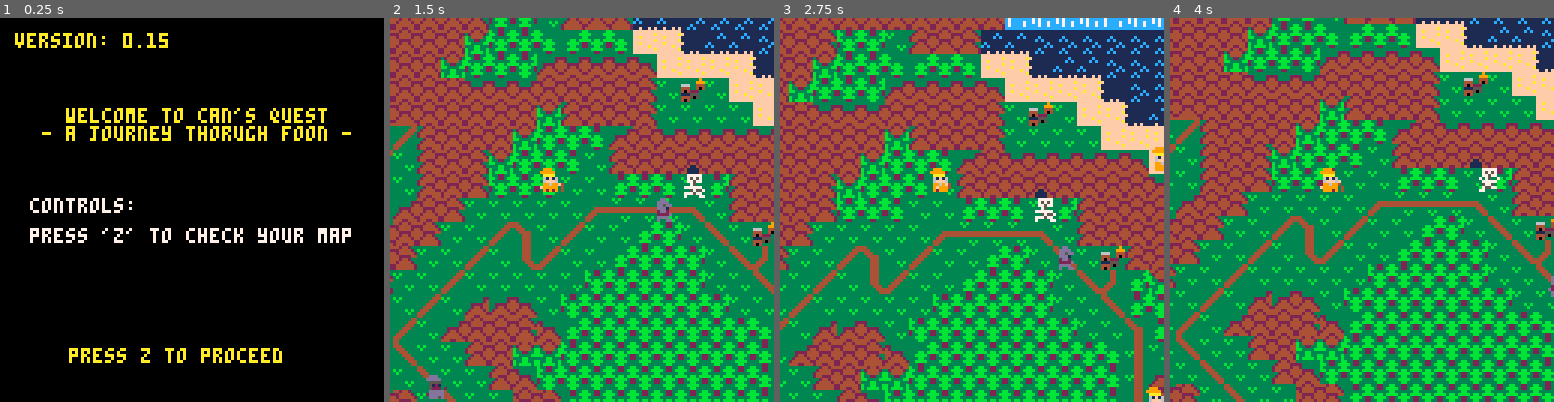
Above: before the commit, frames 1-4 (left to right).
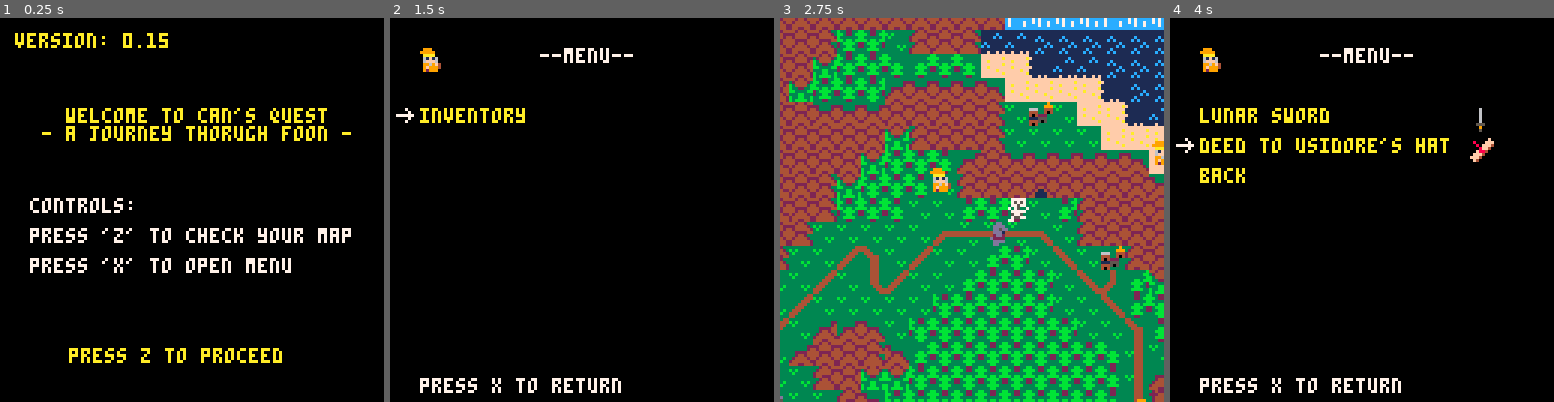
Above: after the commit, the same moments.

Repository: bigbadbones/cannsjourney
Game: PICO-8 cartridge foon.p8
Two runs of this game, one before a commit and one after it. Both use one fixed random seed, a clock stepped at 60 frames per second and the inputs below.
Inputs:
- Up to frame 1 (0.25 s): no input
- Up to frame 2 (1.5 s): tap X (X key) at 0.33, 1.07 s; tap O (Z key) at 0.7 s
- Up to frame 3 (2.75 s): hold Right 1.6-2.1 s; tap O (Z key) at 1.7, 2.1, 2.5 s; tap X (X key) at 1.85 s; hold Up 2.15-2.42 s; hold Right from 2.47 s (still down)
- Up to frame 4 (4 s): tap O (Z key) at 2.9, 3.3, 3.7 s; tap X (X key) at 2.97 s; release Right at 3.03 s; hold Left 3.08-3.58 s; hold Down 3.63-3.97 s

The runs differ from the first frame. In frame 1, 1.0% of the frame differs, in the area x 7-76%, y 62-67%; in frame 2, 100%, in the area x 0-100%, y 0-100%; in frame 3, 1.2%; in frame 4, 100%.

Commit message:
added menu screen and various small fixes
updated cann->can spelling, moved further code around to support easier shifting of gamestate.

Diff:
--- a/foon.p8
+++ b/foon.p8
@@ -3,16 +3,44 @@
 __lua__
 function _init()
  copycount = 10
- cann = {}
- cann.x = 50
- cann.y = 50
- cann.frames = {64,65,66}
- cann.frameid = 1
- cann.speed = 1
- cann.size = {8,8}
+ can = {}
+ can.x = 50
+ can.y = 50
+ can.frames = {64,65,66}
+ can.frameid = 1
+ can.speed = 1
+ can.size = {8,8}
+ can.faceleft = false
  gamestate = 0 //0 is title screen
  sentence  = ""
- cannmemory ={}
+ menuid = 1
+ selectid = 1
+ menuscreen ={}
+
+ menuscreen[1] = {}
+ menuscreen[1].len = 1
+ menuscreen[1].text =
+ {
+ {"inventory",2}
+ }
+ menuscreen[1].icons = {}
+
+ menuscreen[2] = {}
+ menuscreen[2].len = 3
+ menuscreen[2].text =
+ {
+ {"lunar sword",0},
+ {"deed to usidore's hat",0},
+ {"back",1}
+ }
+ menuscreen[2].icons =
+ {
+ 68,
+ 84
+ }
+
+
+ canmemory ={}
  oldlocs = {}
 	currtime = time()
 
@@ -38,43 +65,20 @@
  {"furlingshire",{30*8,38*8}},
  {"terenth",{56*8,28*8}},
  {"gratax",{42*8,45*8}},
-
-
-
-{"little bowl",{23*8,42*8}},
-{"big bowl",{17*8,45*8}},
-
-
-
+ {"little bowl",{23*8,42*8}},
+ {"big bowl",{17*8,45*8}},
  {"malfoi",{46*8,52*8}},
-
-
 	{"terr'akkas",{21*8,28*8}},
 	{"hawai",{18*8,39*8}}
-…(8 lines of a section not shown)…
 	}
-	--mapxoffset = -880
-	--mapyoffset = -50
-	--116, 8,25,25, 12, 6
-	--tavern offsets
 	cellx = 116
 	celly = 8
 	sx = 25
 	sy = 25
 	celw = 12
 	celh = 6
-
-
 	mapxoffset = -175
 	mapyoffset = -100
-
 	world="overworld"
  inittext()
  initnpcs()
@@ -129,106 +133,22 @@
 end
 
 function _update()
-  currtime= time()
-  updatenpcs()
-  yadjust = 0
-  xadjust = 0
-  if btn(0) then
-  	updatesprite(cann)
-  	if band((getmapflags(cann,-cann.speed,0)), 0x1)==0 then
-  		xadjust+=cann.speed
-  	end
-  elseif btn(1) then
-   updatesprite(cann)
- 		if band((getmapflags(cann,cann.speed,0)), 0x1)==0 then
-    xadjust-=cann.speed
-   end
-  end
-  if btn(2) then
-   updatesprite(cann)
- 		if band((getmapflags(cann,0,-cann.speed)),0x1)==0 then
- 			yadjust+=cann.speed
- 		end
-  elseif btn(3) then
-   updatesprite(cann)
- 		if band((getmapflags(cann,0,cann.speed)),0x1)==0 then
-   	yadjust-=cann.speed
-   end
-  end
-  if btn(4) then
-
-  	drawtext= true
-
-  else
-  	drawtext=false
-  end
-
-
-  if world == "overworld" then
-  	mapxoffset +=xadjust
-   mapyoffset +=yadjust
-  else
-  	cann.x -=xadjust
-  	cann.y -=yadjust
-  end
-
-  teleportflags = getmapflags(cann,0,0)
-  if bor(teleportflags,0x6) then
-   if not (band(teleportflags,0x4)==0) then
-    	processteleport(true)
-   elseif not (band(teleportflags,0x2)==0) then
-    	processteleport(false)
-   end
-  end
-
-  if gamestate == 0 and btn(4) then
-  gamestate = 1
- 	--add(stringlist,{"i am usidore",{30*8,20*8},currtime+5})
-
-
-  end
- end
+ if gamestate == 0 then
+ 	handleinputs_titlescreen()
+ elseif gamestate == 1 then
+ 	handleinputs_worldscreen()
+ elseif gamestate == 2 then
+  handleinputs_menuscreen()
+ end
+end
+
 function _draw()
- if (gamestate!=0) then
-
-  //camera:apply()
-  cls()
-
-  drawmap()
-
- 	--spr(cann.frames[cann.frameid],cann.x,cann.y)
- 	spr(cann.frames[cann.frameid],cann.x,cann.y)
-
-
- 	--spr(cann.frames[cann.frameid],cann.x,cann.y)
-
-
- 	--print(cann.x..","..cann.y,0,0,10)
-  --print(((cann.x-(cann.x % 8) ) / 8)..","..((cann.y-(cann.y % 8) ) / 8),cann.x+10,cann.y+20,10)
-  local y = (-mapyoffset)-cann.y
-  local x = (-mapxoffset)-cann.x
-  local tilex = ((x-(x % 8) ) / 8)
-  local tiley = ((y-(y % 8) ) / 8)
-
-	 tile =mget(tilex,tiley)
-	 flag =fget(tile,0)
-	 --print(tilex..","..tiley,0,90,10)
-	 --print(x..","..y,0,100,10)
-	 --print(tile,x,y-30,10)
-  --print(flag,x+30,y-30,10)
-  --cannsentences()
-  if cannmemory[1] then checkmemory()end
-  drawnpcs()
-  --print(mapxoffset, 0,0,10)
-  --print(getmapflags(cann,0,0),0,10,10)
-  --print((band(getmapflags(cann,0,0),0x6)==0),0,20,10)
-
-  --print(sentence,5,5,7)
- --printcann()
-
-
-	else
-		titlescreen()
+	if gamestate==0 then
+		draw_titlescreen()
+ elseif (gamestate==1) then
+  draw_worldscreen()
+	elseif gamestate ==2 then
+	 draw_menuscreen()
 	end
 end
 -->8
@@ -392,20 +312,155 @@
 	end
 end
 -->8
-function titlescreen()
-version = 0.15
-cls()
-print("version: "..version,5,5,10)
-print("   welcome to can's quest\n - a journey thorugh foon - ",10,30,10)
-print("controls:",10,60,7)
-print("press 'z' to check your map",10,70,7)
-
-print("  press z to proceed",15,110,10)
+function draw_titlescreen()
+ version = 0.15
+ cls()
+ print("version: "..version,5,5,10)
+ print("   welcome to can's quest\n - a journey thorugh foon - ",10,30,10)
+ print("controls:",10,60,7)
+ print("press 'z' to check your map",10,70,7)
+ print("press 'x' to open menu",10,80,7)
+
+ print("  press z to proceed",15,110,10)
+end
+
+
+function handleinputs_titlescreen()
+  if btnp(4) then
+  gamestate = 1
+  end
+end
+
+function draw_menuscreen()
+   cls()
+   print("--menu--",50,10,7)
+   drawarrow(7,22+10*selectid,7)
+   drawmenu(menuid)
+   updatesprite(can)
+   spr(can.frames[can.frameid],10,10)
+   print("press x to return",10,120,7)
+
+end
+
+function drawarrow(x,y,col)
+ line( x, y, x-5, y, col)
+ line( x, y, x-2, y+2, col )
+ line( x, y, x-2, y-2, col )
+end
+
+function drawmenu(menuid)
+	if (menuscreen[menuid]) then
+ 	for m=1,menuscreen[menuid].len do
+  		if menuscreen[menuid].text[m] then
+  			print(menuscreen[menuid].text[m][1],10,20+10*m,10)
+  		end
+  		if menuscreen[menuid].icons[m] then
+  			spr(menuscreen[menuid].icons[m],100,20+10*m)
+  		end
+  end
+ end
+end
+
+function selectmenu()
+	if menuscreen[menuid].text[selectid][2]!=0then
+  menuid = menuscreen[menuid].text[selectid][2]
+ 	selectid = 1
+ end
+end
+
+
+function handleinputs_menuscreen()
+  if btnp(5) then
+  	gamestate = 1
+  	menuid = 1
+  	selectid=1
+  end
+  if btnp(2) and selectid!=1  then
+  	selectid-=1
+  end
+
+  if btnp(3) and menuscreen[menuid].len>=selectid+1 then
+  	selectid+=1
+  end
+
+  if btnp(4) then
+  	selectmenu()
+  end
+
+end
+
+
+
+function draw_worldscreen()
+  cls()
+  drawmap()
+ 	spr(can.frames[can.frameid],can.x,can.y,1,1,can.faceleft,false)
+  drawnpcs()
+end
+
+function handleinputs_worldscreen()
+  currtime= time()
+  updatenpcs()
+  yadjust = 0
+  xadjust = 0
+  if btn(0) then
+  	updatesprite(can)
+  	if band((getmapflags(can,-can.speed,0)), 0x1)==0 then
+  		xadjust+=can.speed
+  		can.faceleft = true
+  	end
+  elseif btn(1) then
+   updatesprite(can)
+ 		if band((getmapflags(can,can.speed,0)), 0x1)==0 then
+    xadjust-=can.speed
+    can.faceleft = false
+   end
+  end
+  if btn(2) then
+   updatesprite(can)
+ 		if band((getmapflags(can,0,-can.speed)),0x1)==0 then
+ 			yadjust+=can.speed
+ 		end
+  elseif btn(3) then
+   updatesprite(can)
+ 		if band((getmapflags(can,0,can.speed)),0x1)==0 then
+   	yadjust-=can.speed
+   end
+  end
+  if btn(4) then
+
+  	drawtext= true
+
+  else
+  	drawtext=false
+  end
+
+  if btnp(5) then
+  	gamestate = 2
+  end
+
+  if world == "overworld" then
+  	mapxoffset +=xadjust
+   mapyoffset +=yadjust
+  else
+  	can.x -=xadjust
+  	can.y -=yadjust
+  end
+
+  teleportflags = getmapflags(can,0,0)
+  if bor(teleportflags,0x6) then
+   if not (band(teleportflags,0x4)==0) then
+    	processteleport(true)
+   elseif not (band(teleportflags,0x2)==0) then
+    	processteleport(false)
+   end
+  end
+
 
 end
 -->8
 
-function generatecannsentences()
+function generatecansentences()
 
    nounnum = flr(rnd(#nouns)+1)
    verbnum = flr(rnd(#verbs)+1)
@@ -420,14 +475,14 @@
 
 function checkmemory()
 
-	if not cannmemory[2]  then
-   cannmemory[2] = true
+	if not canmemory[2]  then
+   canmemory[2] = true
    nounnum = flr(rnd(#nouns)+1)
    verbnum = flr(rnd(#verbs)+1)
    noun = nouns[nounnum]
    verb = verbs[verbnum]
    life = flr(rnd(10000))
-   sentence = "cann just "..verb.."\n"..noun..
+   sentence = "can just "..verb.."\n"..noun..
    "\non his "..life.."th life"
  end
 
@@ -465,8 +520,8 @@
 taverndoor ={119,2,121,2}
 
 function teleport(location,isexit)
- oldx = cann.x
- oldy = cann.y
+ oldx = can.x
+ oldy = can.y
  teleportworked = false
  if location =="overworld" then
  	world="overworld"
@@ -484,8 +539,8 @@
  		--cann.x = 50
  		--cann.y = 50
  	end
-		 cann.x = 50
- 		cann.y = 50
+		 can.x = 50
+ 		can.y = 50
  	teleportworked = true
  elseif location =="tavern" then
  	cellx = 116
@@ -498,11 +553,11 @@
  	if isexit then
  		loc = oldlocs[#oldlocs]
  		del(oldlocs,loc)
- 		cann.x = loc[1]
- 		cann.y = loc[2]
+ 		can.x = loc[1]
+ 		can.y = loc[2]
  	else
- 		cann.x = 65
- 		cann.y = 55
+ 		can.x = 65
+ 		can.y = 55
  	end
  	teleportworked = true
  	add(stringlist,{"i am usidore wizard of the twelfth realm of ephesius",{114*8,12*8},currtime+5})
@@ -517,11 +572,11 @@
  	if isexit then
  		loc = oldlocs[#oldlocs]
  		del(oldlocs,loc)
- 		cann.x = loc[1]
- 		cann.y = loc[2]
+ 		can.x = loc[1]
+ 		can.y = loc[2]
  	else
- 		cann.x = 58
- 		cann.y = 70
+ 		can.x = 58
+ 		can.y = 70
  	end
  	world="hogsface"
  	teleportworked = true
@@ -547,8 +602,8 @@
 end
 
 function processteleport(isexit)
- x = cann.x
- y = cann.y
+ x = can.x
+ y = can.y
  if world == "overworld" then
  	x-=mapxoffset
  	y-=mapyoffset
@@ -605,7 +660,7 @@
   end
  	npcs[n].x = x
   npcs[n].y = y
-  npcs[n].msg = generatecannsentences()
+  npcs[n].msg = generatecansentences()
 		npcs[n].msgyoffset = -10
 		npcs[n].msgxoffset = -20
  end
@@ -766,8 +821,8 @@
 function isplayerintersecting(sprite2)
  intersect = false
 
- x_s1 = cann.x - mapxoffset
- y_s1 = cann.y - mapyoffset
+ x_s1 = can.x - mapxoffset
+ y_s1 = can.y - mapyoffset
  y_s2 = sprite2.y+4
  x_s2 = sprite2.x+4
 
@@ -1003,26 +1058,26 @@
 0101000000000001010101010101010101010001020200010101000100010101020101010000000101010101010101010000000000000000000000000000000000000006000000808080808080000000010101010000008080808080800000000000000200000080808080000000000001000001000000808000000000000000
 0000000000000000000000000000000000000000000000000000000000000000000000000000000000000000000000000000000000000000000000000000000000000000000000000000000000000000000000000000000000000000000000000000000000000000000000000000000000000000000000000000000000000000
 __map__
-1e1e1e1e1e1e1e1e1e1e1e1e1e1e1e1e1e1e2e1e1e1e1e1e1e1e1e1e1e1e01010101010101010101010101010101010101010101013c013c3c3c3c3c3c3c3c3c3c3c3c3c0000000000000000000000000000000000000000000000000000000000000000000000010101010101010101010101010a2b2b2b2b2b2b2b2b2b2b0c
-1e1e1e1e1e1e1e1e1e1e1e1e1e1e1e1e1e1e1e1e1e1e1e1e1e1e1e1e1e1e01010101010101010101010101010101010101010101013c013c3c3c3c3c3c3c3c3c3c3c3c3c000000000000000000000000000000000000000000000000000000000000000000000001010101010101010101010101111212121212121212121213
-1e1e1e1e1e1e1e1e1e1e1e1e1e1e1e1e1e1e1e1e1e1e1e1e1e1e1e1e1e1e010101010101010101010101010101010101010101010101013c3c3c3c3c3c3c3c3c3c3c3c3c000000000000000000000000000000000000000000000000000000000000000000000001010101010101010101010101111212126312121212121213
-1e1e1e1e1e1e1e1e1e1e1e1e1e1e1e1e1e1e1e1e1e1e1e1e1e1e1e1e1e1e0101010101010101010101010101010101010101010101010100000000000000000000000000000000000000000000000000000000000000000000000000000000000000000000000001010101010101010101010101111212123538121212121213
-1e1e1e1e1e1e1e1e1e1e1e1e1e1e1e1e1e1e1e1e1e1e1e1e1e1e1e1e1e1e0101010101010101010101010101010101010101010101010100000000000000000000000000000000000000000000000000000000000000000000000000000000000000000000000001010101010101010101010101111212121233121212121213
-1e1e1e1e1e1e1e1e1e1e1e1e1e1e1e1e1e1e1e1e1e1e1e1e1e1e1e1e1e1e0101010101010101010101010101010101010101010101010100000000000000000000000000000000000000000000000000000000000000000000000000000000000000000000000001010101010101010101010101111212121233121212121213
-1e1e1e1e1e1e1e1e1e1e1e1e1e1e1e1e1e1e1e1e1e1e1e1e1e1e1e1e1e1e0101010101010101010101010101010101010101010101010100000000000000000000000000000000000000000000000000000000000000000000000000000000000000000000000001010101010101010101010101111212121212121212121213
-1e1e1e1e1e1e1e1e1e1e1e1e1e1e1e1e1e1e1e1e1e1e1e1e1e1e1e1e1e1e01010101010101010101010101010101010101010101010101000000000000000000000000000000000000000000000000000000000000000000000000000000000000000000000000010101010101010101010101012b2b2b2b43432b2b2b2b2b2c
-1e1e1e1e1e1e1e1e1e1e1e1e1e1e1e1e1e1e1e1e1e1e1e1e1e1e1e1e1e1e2101010101010101010101010101010101010101010101010118181818181818181818181818181818181818181818181818181818181818181818181818181800000000000000000001010101010101010101010101000000004343000000000000
-1e1e1e1e1e1e1e1e1e1e1e1e1e1e1e1e1e1e1e1e1e1e1e1e1e1e1e1e1e1e1e22730101010101010101010101010101010101010101010118181818181818181818181818181818181818181818181818181818181818181818181818181800000000000000000001010101010101010101010101000000000000000000000000
-1e1e1e1e1e1e1e1e1e1e1e1e1e1e1e1e1e1e1e1e1e1e1e1e1e1e1e1e1e1e1e1e1e0101010101010101010101010101010101010101010101010101181818181818181818181818181818181818181818181818181818181818181818181800000000000000000001010101010101010101010101717171717171717171717171
-1e1e1e1e1e1e1e1e1e1e1e1e1e1e1e1e1e1e1e1e1e1e1e1e1e1e1e1e1e1e1e1e1e2322222223222223010101010101010101010101010101010122181818181818181818181818181818181818181818181818181818181818181818181800000000000000000001010101010101010101010101717171717171717171717171
-1e1e1e1e1e1e1e1e1e1e1e1e1e1e1e1e1e1e1e2e1e1e1e1e1e1f2525122d2e2f282818181818181818220101010101010101010101010101012218181818181818181818181818181818181818181818181818181818181818181818181800000000000000000001010101010101010101010101717171717171717171717171
-1e1e1e1e1e1e1e1e1e1e1e1e1e1e1e1e1e1e1e331d1e1e1e1e10252506040506161627282818181818182201010101010101012222220101221818181818181818181818181818181818181818181818181818181818181818181818181800000000000000000001010101010101010101010101717171717171717171717171
-1e1e1e1e1e1e1e1e1e1e1e1e1e1e1e1e1e2f1e331d1e1e1e102525300d0e0e0e0f1616161627181818181822220101222201010d0f120101181818181818181818181818181818181818181818181818181818181818181818181818181800000000000000000001010101010101010101010101717171717171717171717171
-1e1e1e1e1e1e1e1e1e1e1e1e1e1e1e1e2f12123c1d1e1e1e1e0e0e0e1e1e1e1e1f1220121616272818181804060101121201011d1e0f0101181818181818181818181818181818181818181818181818181818181818181818181818181800000000000000000001010101010101010101010101000000000043430000000000
-1e1e1e1e1e1e1e1e1e1e1e1e1e1e1e2f12123b121d2e2e1e1e1e1e1e102d1e1e1f1212121216161627281824260101121201011d1e1f0101120d0f12181818180d0e0e0e0e0e18181818181818181818181818181818181818181818181800000000000000000001010101010101010101010101010101010143430101010101
-1e1e1e1e1e1e1e1e1e1e1e1e1e1e2f12123b120d1e123b1d1e1e1e103030260d1e0e0e0e0e0e0f1616160406122123121201011d1e1f210104101006181818181d1e1e1e1e1e0f181818181818181818181818181818181818181818181800000000000000000001010101010101010101010101010101010101010101010101
-1e1e1e1e1e1e1e1e1e1e1e1e1e1f12123b120d2f123b121d1e1f10303026121d1e1e731e1e1e1e0e0f120405060405061221231d1e1f1223243030261818180d1e1e1e1e1e1e1f181818181818181818181818181818181818181818181800000000000000000001010101010101010101010101010101010101010101010101
-1e1e1e1e1e1e1e1e1e1e1e1e1e1f123d120d1e123b12121d1e2f252526121224252612241d1e1e1e1f12040d0f30302612120d1e1e2f1204123030301818181d1e1e1e1e1e1e1e0f1818181818181818181818181818181818181818181800000000000000000001010101010101010101010101010101010101010101010101
+1e1e1e1e1e1e1e1e1e1e1e1e1e1e1e1e1e1e2e1e1e1e1e1e1e1e1e1e1e1e01010101010101010101010101010101010101010101013c013c3c3c3c3c3c3c3c3c3c3c3c3c0000000000000000000000000000000000000000000000000000000000000000000000000000000000000000000000000a2b2b2b2b2b2b2b2b2b2b0c
+1e1e1e1e1e1e1e1e1e1e1e1e1e1e1e1e1e1e1e1e1e1e1e1e1e1e1e1e1e1e01010101010101010101010101010101010101010101013c013c3c3c3c3c3c3c3c3c3c3c3c3c000000000000000000000000000000000000000000000000000000000000000000000000000000000000000000000000111212121212121212121213
+1e1e1e1e1e1e1e1e1e1e1e1e1e1e1e1e1e1e1e1e1e1e1e1e1e1e1e1e1e1e010101010101010101010101010101010101010101010101013c3c3c3c3c3c3c3c3c3c3c3c3c000000000000000000000000000000000000000000000000000000000000000000000000000000000000000000000000111212126312121212121213
+1e1e1e1e1e1e1e1e1e1e1e1e1e1e1e1e1e1e1e1e1e1e1e1e1e1e1e1e1e1e0101010101010101010101010101010101010101010101010100000000000000000000000000000000000000000000000000000000000000000000000000000000000000000000000000000000000000000000000000111212123538121212121213
+1e1e1e1e1e1e1e1e1e1e1e1e1e1e1e1e1e1e1e1e1e1e1e1e1e1e1e1e1e1e0101010101010101010101010101010101010101010101010100000000000000000000000000000000000000000000000000000000000000000000000000000000000000000000000000000000000000000000000000111212121233121212121213
+1e1e1e1e1e1e1e1e1e1e1e1e1e1e1e1e1e1e1e1e1e1e1e1e1e1e1e1e1e1e0101010101010101010101010101010101010101010101010100000000000000000000000000000000000000000000000000000000000000000000000000000000000000000000000000000000000000000000000000111212121233121212121213
+1e1e1e1e1e1e1e1e1e1e1e1e1e1e1e1e1e1e1e1e1e1e1e1e1e1e1e1e1e1e0101010101010101010101010101010101010101010101010100000000000000000000000000000000000000000000000000000000000000000000000000000000000000000000000000000000000000000000000000111212121212121212121213
+1e1e1e1e1e1e1e1e1e1e1e1e1e1e1e1e1e1e1e1e1e1e1e1e1e1e1e1e1e1e01010101010101010101010101010101010101010101010101000000000000000000000000000000000000000000000000000000000000000000000000000000000000000000000000000000000000000000000000002b2b2b2b43432b2b2b2b2b2c
+1e1e1e1e1e1e1e1e1e1e1e1e1e1e1e1e1e1e1e1e1e1e1e1e1e1e1e1e1e1e2101010101010101010101010101010101010101010101010118181818181818181818181818181818181818181818181818181818181818181818181818181800000000000000000000000000000000000000000000000000004343000000000000
+1e1e1e1e1e1e1e1e1e1e1e1e1e1e1e1e1e1e1e1e1e1e1e1e1e1e1e1e1e1e1e22730101010101010101010101010101010101010101010118181818181818181818181818181818181818181818181818181818181818181818181818181800000000000000000000000000000000000000000000000000000000000000000000
+1e1e1e1e1e1e1e1e1e1e1e1e1e1e1e1e1e1e1e1e1e1e1e1e1e1e1e1e1e1e1e1e1e0101010101010101010101010101010101010101010101010101181818181818181818181818181818181818181818181818181818181818181818181800000000000000000000000000000000000000000000717171717171717171717171
+1e1e1e1e1e1e1e1e1e1e1e1e1e1e1e1e1e1e1e1e1e1e1e1e1e1e1e1e1e1e1e1e1e2322222223222223010101010101010101010101010101010122181818181818181818181818181818181818181818181818181818181818181818181800000000000000000000000000000000000000000000717171717171717171717171
+1e1e1e1e1e1e1e1e1e1e1e1e1e1e1e1e1e1e1e2e1e1e1e1e1e1f2525122d2e2f282818181818181818220101010101010101010101010101012218181818181818181818181818181818181818181818181818181818181818181818181800000000000000000000000000000000000000000000717171717171717171717171
+1e1e1e1e1e1e1e1e1e1e1e1e1e1e1e1e1e1e1e331d1e1e1e1e10252506040506161627282818181818182201010101010101012222220101221818181818181818181818181818181818181818181818181818181818181818181818181800000000000000000000000000000000000000000000717171717171717171717171
+1e1e1e1e1e1e1e1e1e1e1e1e1e1e1e1e1e2f1e331d1e1e1e102525300d0e0e0e0f1616161627181818181822220101222201010d0f120101181818181818181818181818181818181818181818181818181818181818181818181818181800000000000000000000000000000000000000000000717171717171717171717171
+1e1e1e1e1e1e1e1e1e1e1e1e1e1e1e1e2f12123c1d1e1e1e1e0e0e0e1e1e1e1e1f1220121616272818181804060101121201011d1e0f0101181818181818181818181818181818181818181818181818181818181818181818181818181800000000000000000000000000000000000000000000000000000043430000000000
+1e1e1e1e1e1e1e1e1e1e1e1e1e1e1e2f12123b121d2e2e1e1e1e1e1e102d1e1e1f1212121216161627281824260101121201011d1e1f0101120d0f12181818180d0e0e0e0e0e18181818181818181818181818181818181818181818181800000000000000000000000000000000000000000000000000000043430000000000
+1e1e1e1e1e1e1e1e1e1e1e1e1e1e2f12123b120d1e123b1d1e1e1e103030260d1e0e0e0e0e0e0f1616160406122123121201011d1e1f210104101006181818181d1e1e1e1e1e0f181818181818181818181818181818181818181818181800000000000000000000000000000000000000000000000000000000000000000000
+1e1e1e1e1e1e1e1e1e1e1e1e1e1f12123b120d2f123b121d1e1f10303026121d1e1e731e1e1e1e0e0f120405060405061221231d1e1f1223243030261818180d1e1e1e1e1e1e1f181818181818181818181818181818181818181818181800000000000000000000000000000000000000000000000000000000000000000000
+1e1e1e1e1e1e1e1e1e1e1e1e1e1f123d120d1e123b12121d1e2f252526121224252612241d1e1e1e1f12040d0f30302612120d1e1e2f1204123030301818181d1e1e1e1e1e1e1e0f1818181818181818181818181818181818181818181800000000000000000000000000000000000000000000000000000000000000000000
 1e1e1e1e1e1e1e1e1e1e1e1e1e1f12330d2f123b12120d1e2f12121212124631313145121d1e1e1e1f121d1e1f25252620122d2e2f120430303030301818181010101e1e1e1e2f181818181818181818181818181818181818181818181800000000000000000000000000000000000000000000000000000000000000000000
 1e1e1e1e1e1e1e1e1e1e1e1e1e1f123e12123b12120d1e2f12123b3f125512120430123a12201d1e1f121d1e1f161616161212121415303030303018181804303030102e2e2e2f181818181818181818181818181818181818181818181800000000000000000000000000000000000000000000000000000000000000000000
 1e1e1e1e1e1e1e1e1e1e1e1e1e1e12123a3d12120d1e2f12123b123e3b121204303030123a3c04100b121d1e1f0708091616121212121212301818181212243030252506181818181818181818181818181818181818181818181818181800000000000000000000000000000000000000000000000000000000000000000000
Not shown, changed: 19 lines of the sprite sheet (__gfx__) section of foon.p8
Not shown, changed: the music (__music__) section of foon.p8
Not shown, changed: the sound effects (__sfx__) section of foon.p8
Not shown, added: foon.html
Not shown, added: foon.js
